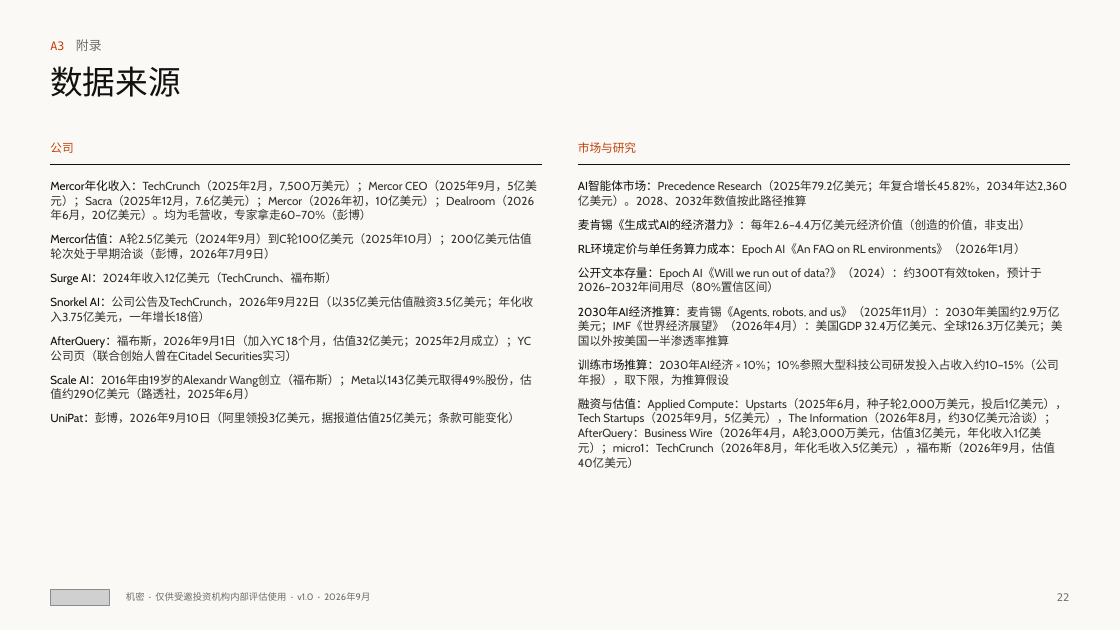
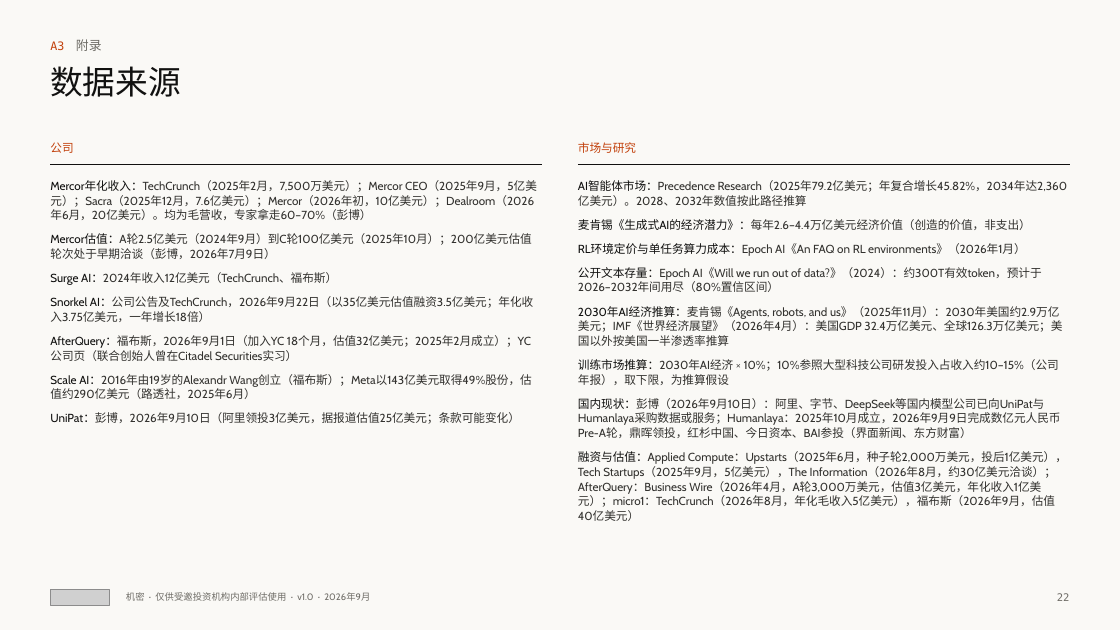
Before and after one commit to wangchen0802/Delta1, a slide deck: slide 22 of SimReal-BP-v17.pptx. Drawn at 1120x630 pixels with LibreOffice and Linux fonts; fonts in the diff are those of the drawing; grey boxes stand for pictures. Boxes give left, top, right and bottom in pixels: in the first picture for what was removed or moved away, otherwise in the second. Text is boxed around its words. In the diff, an @@ line names an element or a change of style, - is before the commit and + after.

```diff
--- a/SimReal-BP-v17.pptx
+++ b/SimReal-BP-v17.pptx
@@ text at <box>578,398,1061,438</box>: paragraph added @@
+国内现状：彭博（2026年9月10日）：阿里、字节、DeepSeek等国内模型公司已向UniPat与Humanlaya采购数据或服务；Humanlaya：2025年10月成立，2026年9月9日完成数亿元人民币Pre-A轮，鼎晖领投，红杉中国、今日资本、BAI参投（界面新闻、东方财富）
```
Also in this commit, not shown: 3 other slides changed, 2 other files.
